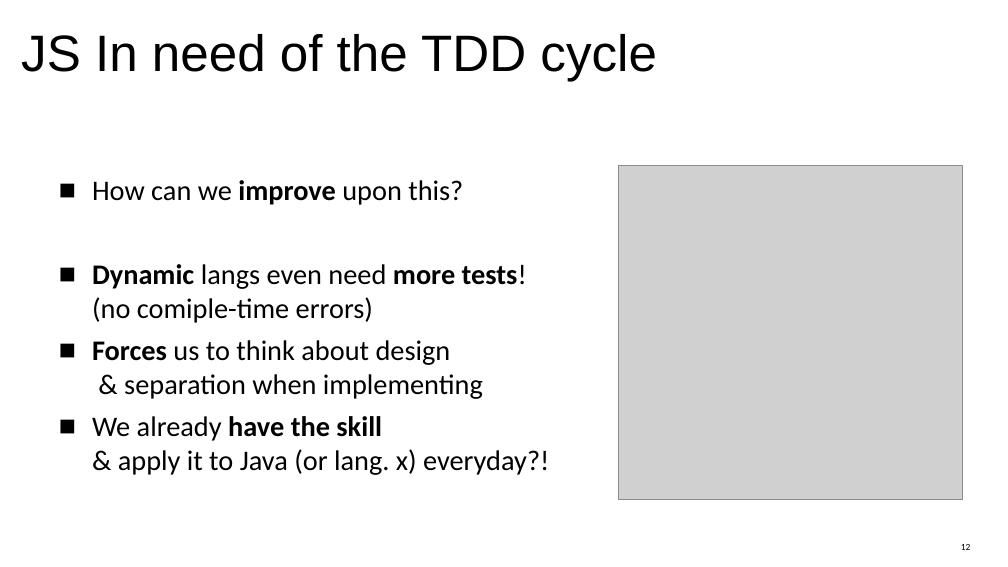
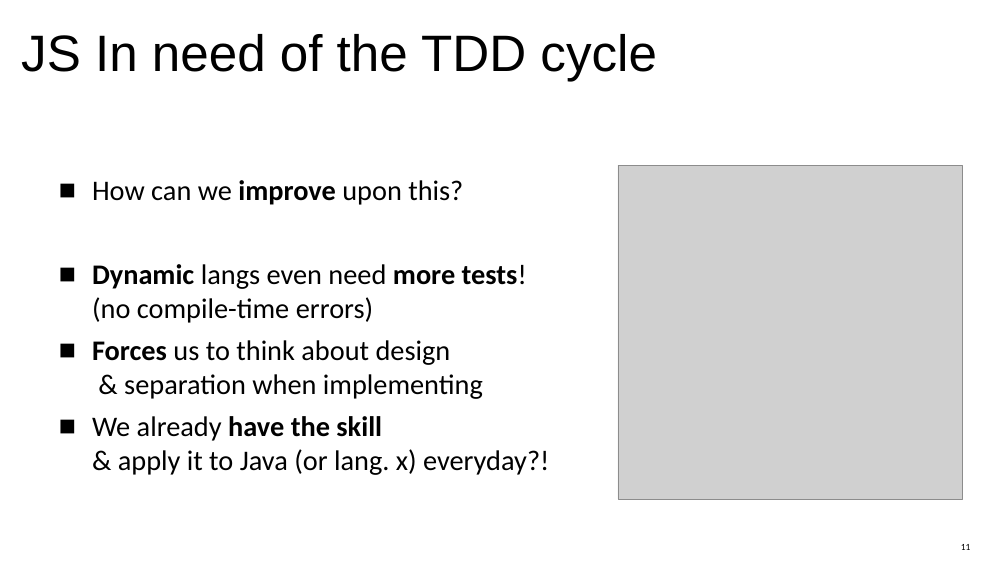
Before and after one commit to jefklak/jstesting-integration, a slide deck: slide 11 of presentation_final.odp (slide 12 before the commit). Drawn at 1008x567 pixels with LibreOffice and Linux fonts; fonts in the diff are those of the drawing; grey boxes stand for pictures; background and template pictures are left out. Boxes give left, top, right and bottom in pixels: in the first picture for what was removed or moved away, otherwise in the second. Text is boxed around its words. In the diff, an @@ line names an element or a change of style, - is before the commit and + after.

```diff
--- a/presentation_final.odp
+++ b/presentation_final.odp
@@ text at box(92, 264, 527, 323): text changed @@
-■ Dynamic langs even need more tests!
-  (no comiple-time errors)
+■ Dynamic langs even need more tests!
+  (no compile-time errors)
```
Also in this commit, not shown: 9 other slides changed, 1 slide removed.
